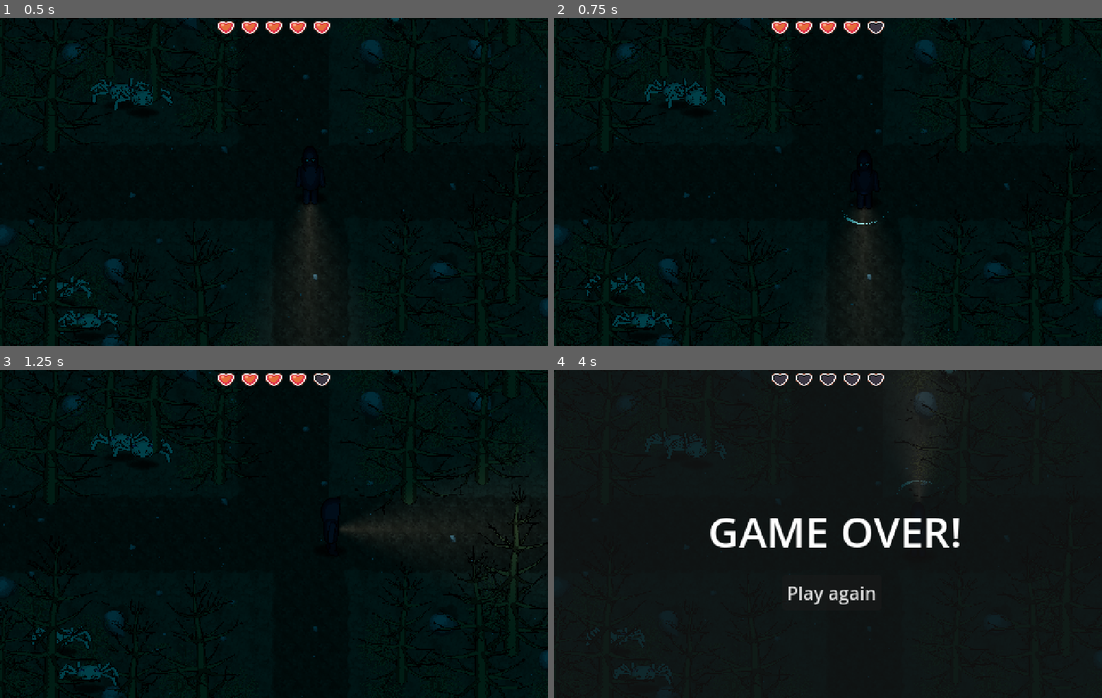
Above: before the commit, frames 1-4 (two rows, left to right).
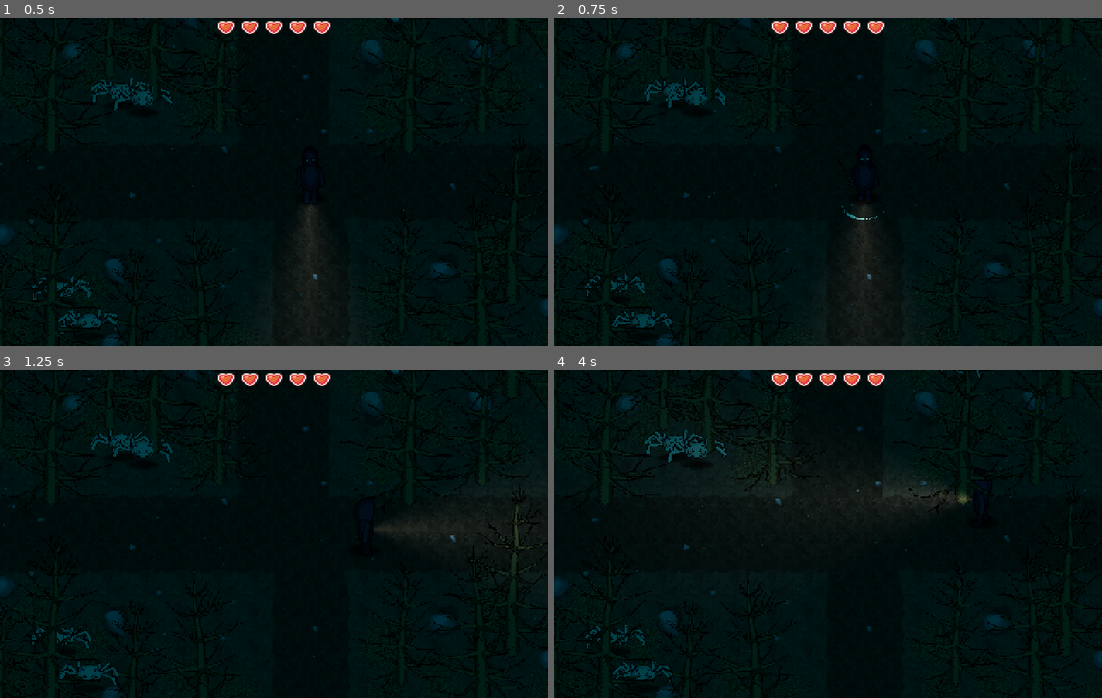
Above: after the commit, the same moments.

Repository: Schoji/horouge
Game: Godot game, scene res://Scenes/playground.tscn
The game is run twice, just before and just after one commit, with the same random seed, the same clock (stepped at 60 frames per second) and the same inputs.
Inputs (mouse positions are in pixels of both pictures, inside the frame that each line leads up to):
- Up to frame 1 (0.5 s): no input
- Up to frame 2 (0.75 s): move the mouse to (948, 165) at 0.52 s; press the mouse at (948, 165) at 0.53 s; hold D (right) from 0.53 s (still down)
- Up to frame 3 (1.25 s): keep holding D (right)
- Up to frame 4 (4 s): move the mouse to (718, 550) at 1.27 s; release D (right) at 1.28 s; release the mouse at (718, 550) at 1.28 s; hold S (down) 1.28-2.03 s; click (718, 550) at 1.35 s; move the mouse to (882, 461) at 2.02 s; press the mouse at (882, 461) at 2.03 s; hold D (right) 2.03-2.78 s; move the mouse to (800, 599) at 2.77 s; release the mouse at (800, 599) at 2.78 s; hold W (up) 2.78-3.53 s; click (800, 599) at 2.85 s; move the mouse to (992, 583) at 3.52 s; press the mouse at (992, 583) at 3.53 s; hold A (left) from 3.53 s (still down)

Frame 1 is identical in both runs. In frame 2, 0.2% of the frame differs, in the area x 52-61%, y 1-63%; in frame 3, 0.2%; in frame 4, 5.5%, in the area x 4-100%, y 0-97%.

Commit message:
Changed font of gameover

Diff:
--- a/Enemy/Scripts/EnemyMovement.gd
+++ b/Enemy/Scripts/EnemyMovement.gd
@@ -20,7 +20,6 @@
 	if isAttacked:  # Zabezpieczenie przed wielokrotnym hitem
 		return
 
-	print("XDD")
 	hp = hp - _damage
 	isAttacked = true
 
--- a/Player/Player.tscn
+++ b/Player/Player.tscn
@@ -596,6 +596,7 @@
 height = 36.0
 
 [node name="Player" type="CharacterBody2D"]
+collision_mask = 0
 motion_mode = 1
 wall_min_slide_angle = 0.17453292
 script = ExtResource("1_8g4oa")
@@ -670,7 +671,7 @@
 
 [node name="HitBox" parent="Interactions" instance=ExtResource("13_p7tob")]
 position = Vector2(-1, 0)
-collision_layer = 258
+collision_layer = 2
 
 [node name="CollisionShape2D" type="CollisionShape2D" parent="Interactions/HitBox"]
 position = Vector2(3, 6)
--- a/Player/Scripts/player.gd
+++ b/Player/Scripts/player.gd
@@ -1,6 +1,7 @@
 class_name Player extends CharacterBody2D
 
 var isAttacked: bool = false
+@export var invincibility_duration: float = 0.5
 var cardinal_direction: Vector2 = Vector2.DOWN
 @export var hp: int = 5
 @export var max_hp: int = 5
@@ -12,6 +13,7 @@
 @onready var state_machine: PlayerStateMachine = $StateMachine
 @onready var animation_player: AnimationPlayer = $AnimationPlayer
 @onready var hit_box: HitBox = $Interactions/HitBox
+var is_invincible: bool = false
 
 signal DirectionChanged(new_direction: Vector2)
 signal healthChanged()
@@ -23,23 +25,31 @@
 
 
 func TakeDamage(_damage: int) -> void:
-	if isAttacked:  # Zabezpieczenie przed wielokrotnym hitem
+	if is_invincible:  # Zabezpieczenie przed wielokrotnym hitem
 		return
 	if (hp > 0):
 		hp = hp - _damage
 
 	healthChanged.emit(hp)
-	isAttacked = true
+	is_invincible = true  # Włącz nietykalność
+
 
 	if hp <= 0:
 		UpdateAnimation("destroy")
-		await animation_player.animation_finished
+		#await animation_player.animation_finished
 		print("You are dead!")
 		get_node("../GameOver").game_over()
 	else:
 		UpdateAnimation("stun")
 		await animation_player.animation_finished
 		isAttacked = false
+
+	await get_tree().create_timer(invincibility_duration).timeout
+	is_invincible = false
+
+	if animation_player.is_playing():
+		await animation_player.animation_finished
+	isAttacked = false
 
 func _process(_delta: float) -> void:
 	direction = Vector2(
@@ -48,38 +58,7 @@
 	).normalized()
 	pass
 
-#func override_direction(direction: Vector2) -> void:
-	#cardinal_direction = direction
-	#pass
-
-func calculateMouseScreenPosition() -> void:
-	var mousePosition = get_global_mouse_position()
-	var mouseX = mousePosition[0]
-	var mouseY = mousePosition[1]
-	var screenSize: Vector2 = get_viewport().get_visible_rect().size
-	var screenWidth = screenSize[0]
-	var screenHeight = screenSize[1]
-	var whereX: String
-	var whereY: String
-	if (mouseX <= screenWidth / 2):
-		whereX = "left"
-	else:
-		whereX = "right"
-
-	if (mouseY <= screenHeight / 2):
-		whereY = "up"
-	else:
-		whereY = "down"
-
-
-	if ( abs(screenWidth / 2 - mouseX) >= abs(screenHeight / 2 - mouseY)):
-		mouseScreenPosition = whereX
-	else:
-		mouseScreenPosition = whereY
-
 func _physics_process(_delta: float) -> void:
-	#calculateMouseScreenPosition()
-
 	move_and_slide()
 
 
--- a/Scenes/playground.tscn
+++ b/Scenes/playground.tscn
@@ -1,10 +1,11 @@
-[gd_scene load_steps=18 format=3 uid="uid://06ga3gv10hlc"]
+[gd_scene load_steps=20 format=3 uid="uid://06ga3gv10hlc"]
 
 [ext_resource type="Script" uid="uid://csnr3jp0wbumi" path="res://world.gd" id="1_73bjl"]
 [ext_resource type="PackedScene" uid="uid://dpyjkn1nxm28c" path="res://Player/Player.tscn" id="1_uof5o"]
 [ext_resource type="PackedScene" uid="uid://cd746m0ut7ccs" path="res://ground_01.tscn" id="2_6xle2"]
 [ext_resource type="Script" uid="uid://bj1ex5krh56dn" path="res://Scenes/game_over.gd" id="2_xwjr1"]
 [ext_resource type="PackedScene" uid="uid://tbhp2nsl8sac" path="res://Enemy/Enemy.tscn" id="3_u4ce8"]
+[ext_resource type="FontFile" uid="uid://dsouy4osrjear" path="res://Assets/PixelatedDisplay.ttf" id="3_ubr2o"]
 [ext_resource type="PackedScene" path="res://rocks_01.tscn" id="4_qyfof"]
 [ext_resource type="Texture2D" uid="uid://b16myr5iybpyp" path="res://Tile Maps/Sprites/rock_palette.png" id="5_3e07v"]
 [ext_resource type="PackedScene" uid="uid://0dffncivpldo" path="res://trees_01.tscn" id="6_vl51c"]
@@ -15,6 +16,9 @@
 [ext_resource type="PackedScene" uid="uid://2fc4iucpxh5m" path="res://hearts_container.tscn" id="10_6hjy0"]
 [ext_resource type="AudioStream" uid="uid://dfig4ua1tootg" path="res://Assets/ost.wav" id="14_xwjr1"]
 [ext_resource type="AudioStream" uid="uid://c1sovx54fmfhf" path="res://Assets/rain.wav" id="15_gy3ny"]
+
+[sub_resource type="FontVariation" id="FontVariation_2f6ep"]
+base_font = ExtResource("3_ubr2o")
 
 [sub_resource type="TileSetAtlasSource" id="TileSetAtlasSource_vl51c"]
 texture = ExtResource("5_3e07v")
@@ -62,6 +66,7 @@
 offset_top = 116.0
 offset_right = 357.0
 offset_bottom = 167.0
+theme_override_fonts/font = SubResource("FontVariation_2f6ep")
 theme_override_font_sizes/font_size = 37
 text = "GAME OVER!"
 horizontal_alignment = 1
@@ -72,7 +77,8 @@
 offset_top = 180.0
 offset_right = 287.0
 offset_bottom = 211.0
-text = "Play again"
+theme_override_fonts/font = ExtResource("3_ubr2o")
+text = "PLAY AGAIN"
 
 [node name="Player" parent="." instance=ExtResource("1_uof5o")]
 y_sort_enabled = true
Binary file added: Assets/PixelatedDisplay.ttf
Not shown, added: Assets/PixelatedDisplay.ttf.import
